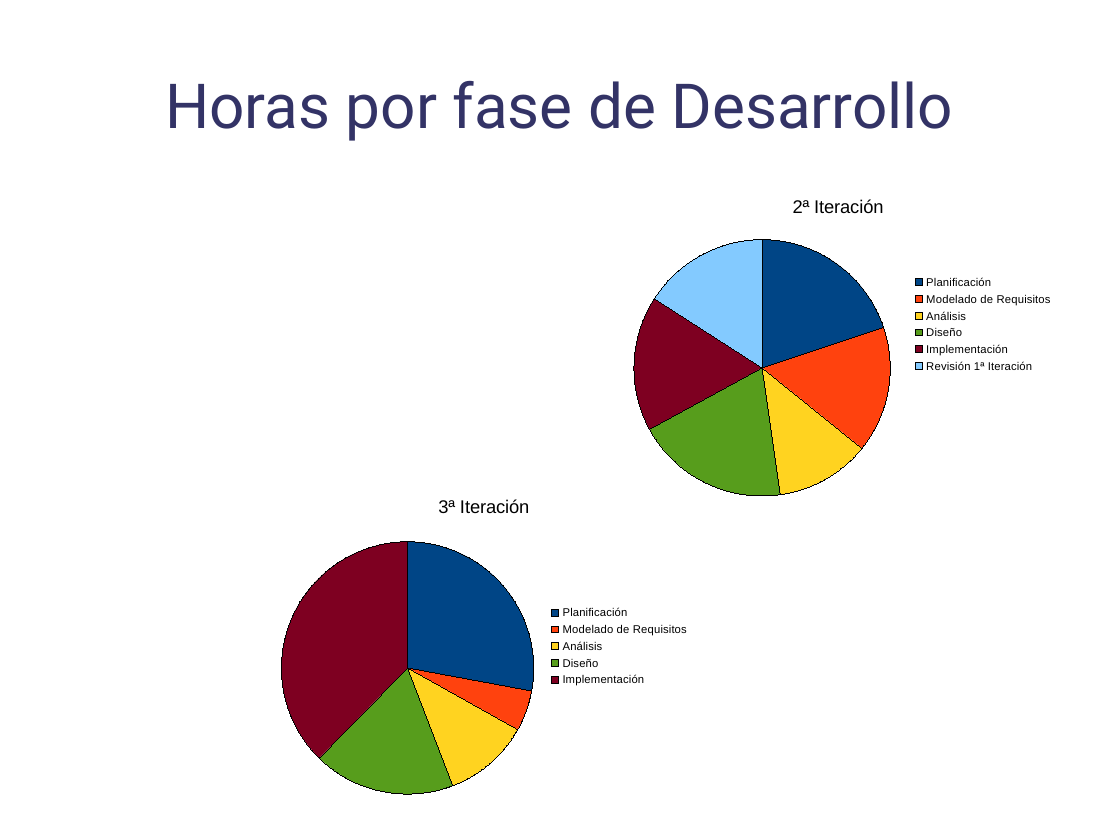
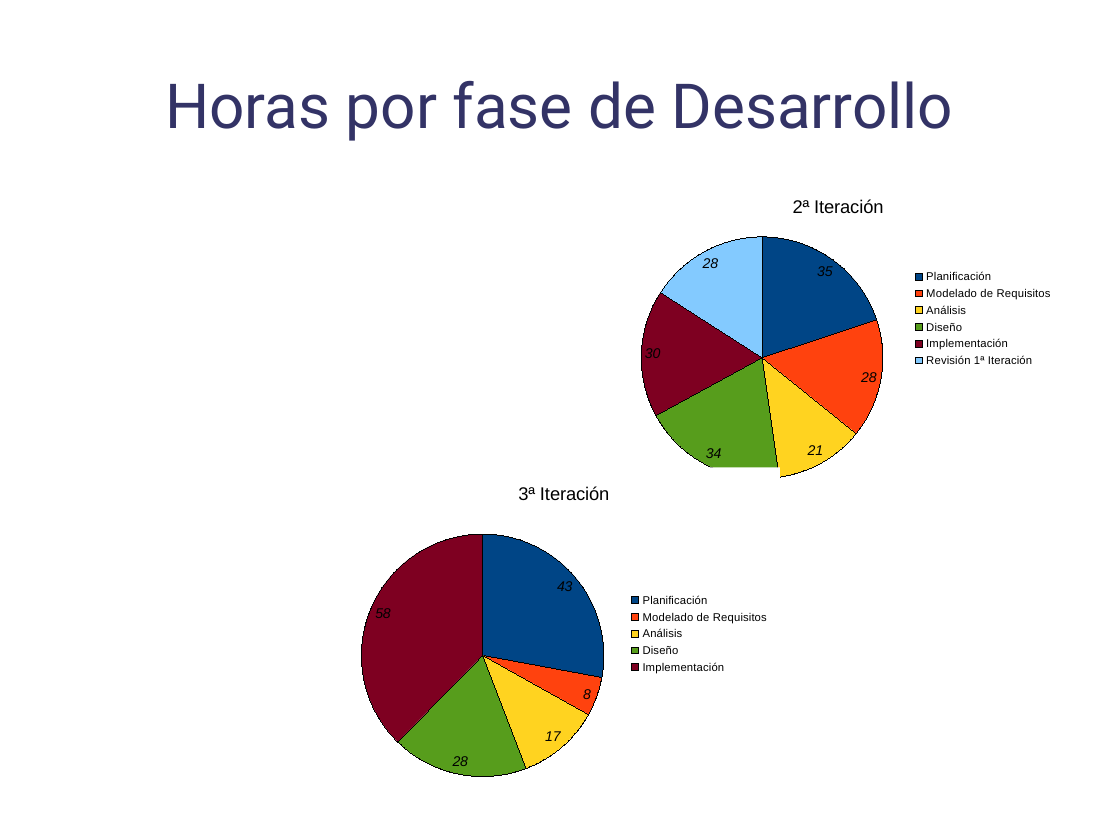
Before and after one commit to danoco78/touchteam, a slide deck: slide 3 of 3_iteracion/Planificacion/Presentacion Final.odp. Drawn at 1120x840 pixels with LibreOffice and Linux fonts; fonts in the diff are those of the drawing; background and template pictures are left out. Boxes give left, top, right and bottom in pixels: in the first picture for what was removed or moved away, otherwise in the second. Text is boxed around its words. In the diff, an @@ line names an element or a change of style, - is before the commit and + after.

```diff
--- a/3_iteracion/Planificacion/Presentacion Final.odp
+++ b/3_iteracion/Planificacion/Presentacion Final.odp
@@ pie chart at box(620, 180, 1056, 493) @@
-Series 1: 20, 16, 12, 19, 17, 16
+Series 1: 35, 28, 21, 34, 30, 28
@@ data labels of Series 1 added @@
@@ pie chart: place and size @@
-pie chart at box(620, 180, 1056, 512)
+pie chart at box(620, 180, 1056, 493)
@@ pie chart at box(348, 468, 781, 800) @@
-Series 1: 28, 5, 11, 18, 38
+Series 1: 43, 8, 17, 28, 58
@@ data labels of Series 1 added @@
@@ pie chart: place and size @@
-pie chart at box(267, 480, 700, 812)
+pie chart at box(348, 468, 781, 800)
```
Also in this commit, not shown: 1 other slide changed, 1 other file.
